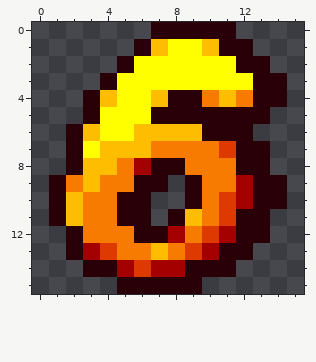
File history of a pixel-art sprite, textures/segment2/segment2.00C00.rgba16.png. The picture above was drawn from the file before the commit.
The file is 16x16 pixels.
And afterwards:
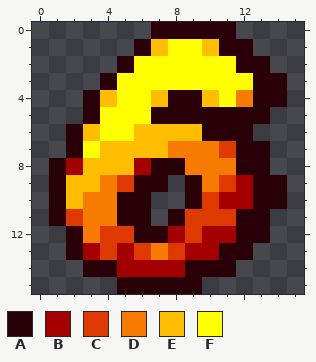
Palette (. is transparent): A #290008  B #a50000  C #de3a00  D #f77b00  E #ffbd00  F #ffff00
From the commit log: cleaned up the numbers
Changes in this commit:
The author put colour A in row 8 at x 1.
Colour A becomes colour B in row 8 at x 2.
Colour C becomes colour B in row 10 at x 11; in row 12 at x 10; in row 13 at x 9; in row 14 at x 6.
Colour D becomes colour B in row 13 at x 5.
Colour D becomes colour C in row 9 at x 5 and 11; in rows 10 to 11 at x 10; in row 12 at x 4 to 5 and 9; in row 13 at x 6 and 8.
Colour E becomes colour C in row 11 at x 2 and 9.
Colour E becomes colour D in row 13 at x 7.
Colour D becomes colour E in row 4 at x 10; in row 7 at x 7; in row 8 at x 5; in row 9 at x 2.
Colour E becomes colour F in row 4 at x 11.
Pixel boxes of the changes (left, top, right, bottom) in both pictures:
changed: (49, 90, 236, 277)
